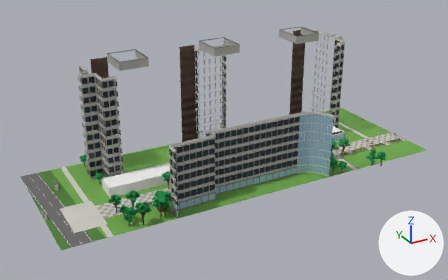
What one commit did to the FBX model unity/KatsushikaCampusDays/Assets/Models/Interiors/kyoso.fbx.
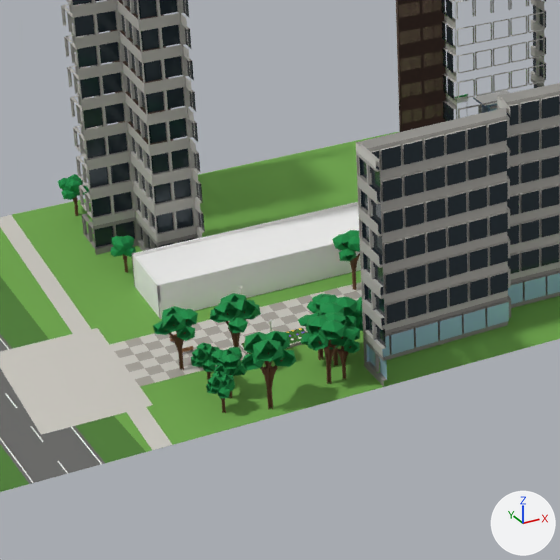
The first picture shows the older version from a 50 mm camera at (-171.0, -230.6, 133.2) aimed at (-41.5, 4.9, 15.4). The close-ups show the older and then the newer version on the part from 14% to 51% of the width and 36% to 97% of the height of that picture. Only the edits that show in the close-ups are written down. The axes (+X, +Y, +Z) are drawn at lower right. The lights are the same throughout. Where no turn or scale is listed for an object, it has been applied to the vertices.

In view in the first close-up: 'ext_kyoso', 'ext_kyoso_trees', 'wall_kyoso'.
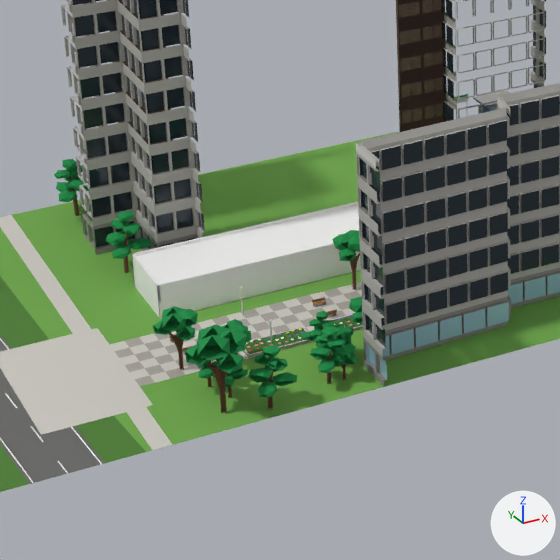
Where the change shows, as pixel boxes [x1, y1, x2, y2] in the close-ups (560 x 560 px):
'ext_kyoso_trees', reshaped (7% taller): before [57, 174, 363, 413]; after [54, 159, 363, 414]
part 1 of me_ext_kyoso_trees, rebuilt: before [123, 257, 128, 272]; after [124, 256, 129, 273]
part 2 of me_ext_kyoso_trees, rebuilt: before [73, 198, 79, 216]; after [73, 197, 79, 216]
part 3 of me_ext_kyoso_trees, deleted: before [57, 174, 363, 399]
part 4 of me_ext_kyoso_trees, reshaped: before [207, 315, 350, 413]; after [185, 296, 363, 414]
part 5 of me_ext_kyoso_trees, added: after [54, 159, 151, 259]

What changed in the scene script:
```text
Change me_ext_kyoso_trees:
    used by ob_ext_kyoso_trees; location = (0.0, 0.0, 0.0)
    remove me_ext_kyoso_trees.from_pydata(...)  # 6424 vertices, 6047 faces; spans x -104.1..29.7, y -30.9..42.0, z 0.0..10.9
    add me_ext_kyoso_trees.from_pydata(...)  # 6588 vertices, 6260 faces; spans x -104.1..31.0, y -31.2..43.1, z 0.0..11.6
    me_ext_kyoso_trees part 1: the loose piece of 27 vertices spanning x -99.0..-98.4, y 18.8..19.5, z 0.0..2.3 is rebuilt with 18 vertices and now spans x -99.0..-98.3, y 18.8..19.5, z 0.0..3.5
    me_ext_kyoso_trees part 2: the loose piece of 26 vertices spanning x -99.7..-98.9, y 39.4..40.2, z 0.0..2.7 is rebuilt with 18 vertices and now spans x -99.6..-99.0, y 39.5..40.1, z 0.0..3.4
    me_ext_kyoso_trees part 3: 164 loose pieces with 1580 vertices, spanning x -101.8..29.7, y -30.9..42.0, z 2.3..10.9, are deleted
    me_ext_kyoso_trees part 4: 70 vertices moved from x -99.6..-66.2, y -24.0..-12.1, z 0.0..5.5 to x -99.6..-66.2, y -24.0..-12.2, z 0.0..3.1; 504 vertices removed from x -100.4..-61.6, y -24.7..-11.7, z 0.0..9.1; 1673 vertices added at x -104.1..-61.1, y -27.0..-10.3, z 0.0..11.6
    me_ext_kyoso_trees part 5: 221 vertices added at x -102.2..-95.0, y 16.0..43.1, z 3.4..9.2
    other edits to the shape of me_ext_kyoso_trees do not show in these pictures
```
